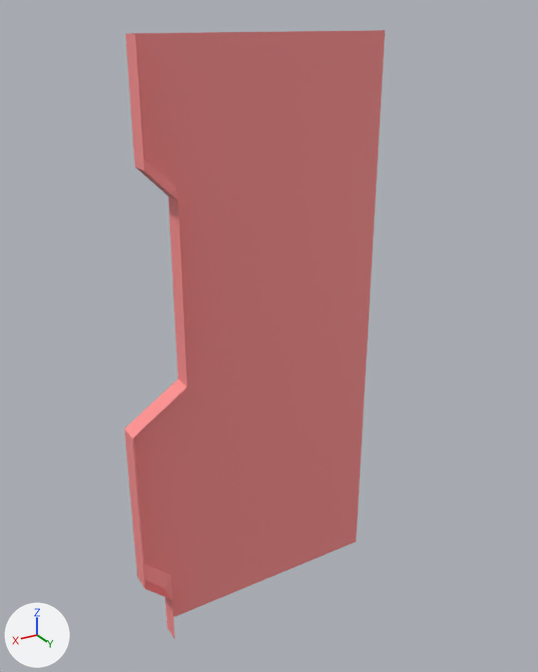
Two versions of the FBX model models/SM_Door_Right.fbx, one commit apart.
The view is the same before and after, from a camera (50 mm lens) standing at (0.94, 2.41, 2.54) and looking at (-0.52, -0.02, 1.33). Every picture has the same lights, and +X, +Y and +Z are marked at lower left. Where no turn or scale is listed for an object, it has been applied to the vertices.

Objects in the first picture: 'SM_Door_Right'.
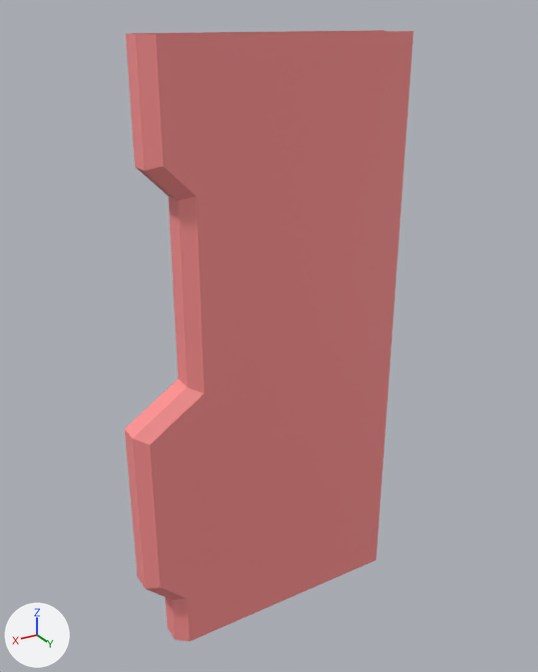
Commit message: updated door models

Pixel boxes (x1, y1, x2, y2) of what changed, in the pictures (538 x 672 px):
'SM_Door_Right', reshaped (11% wider)
    before: (125, 30, 385, 639)
    after: (125, 30, 414, 642)
part 1 of me_mesh, built on
    before: (131, 34, 187, 639)
    after: (131, 31, 414, 642)

The change in detail:
me_mesh is used by ob_sm_door_right; location (0.0, 0.0, 0.0).
me_mesh had 32 vertices, 21 faces and spanned x -1.1..0.12, y -0.08..0.04, z 0.0..2.49.
me_mesh now has 56 vertices, 42 faces and spans x -1.1..0.12, y -0.08..0.08, z 0.0..2.49.
Part 1, on me_mesh:
7 faces are deleted.
16 vertices are added at x -1.1..0.07, y 0.08, z 0.0..2.49.
8 new vertices lie (0.0, 0.04, 0.0) away from vertices in x -0.12..0.12, y -0.04, z 0.0..2.49.
28 new faces join them.
